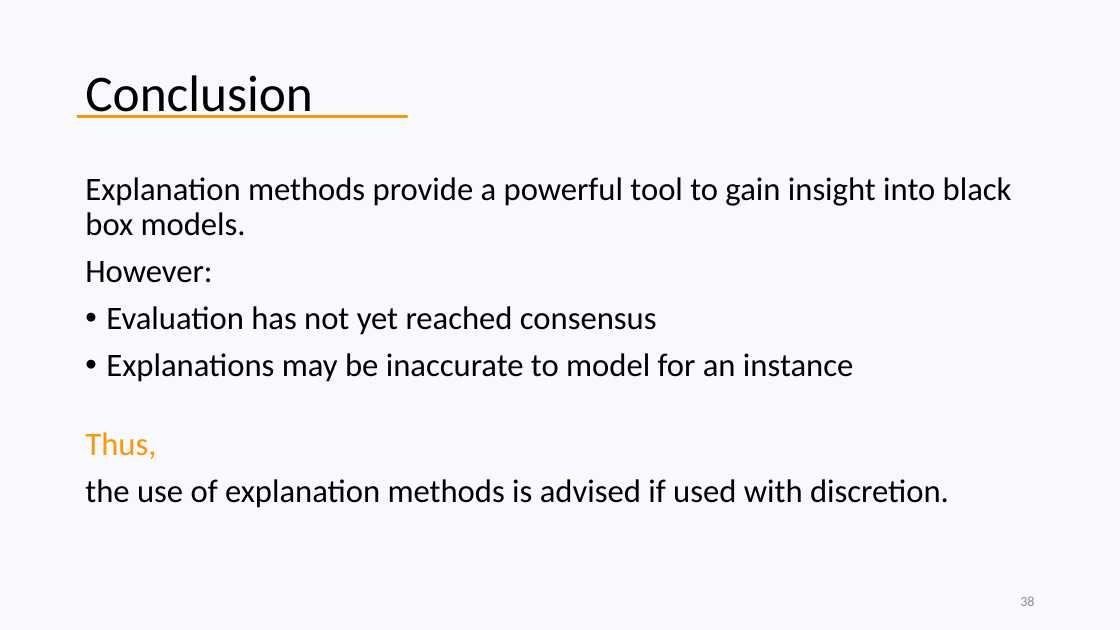
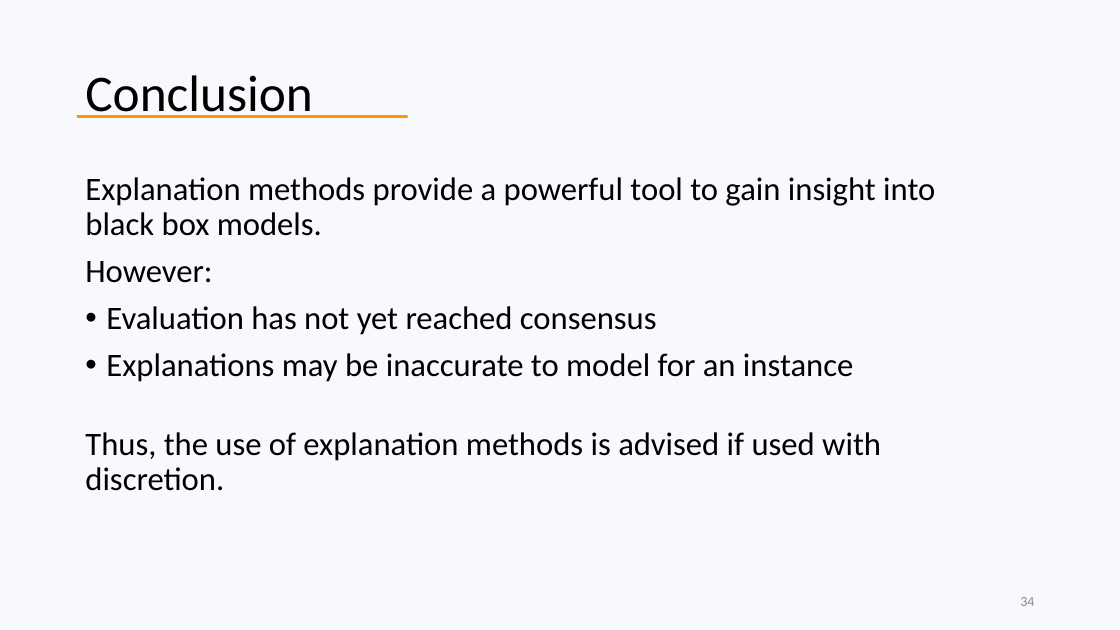
Before and after one commit to marnixm/lime_experiments, a slide deck: slide 34 of _Presentation/Thesis Marnix Maas (2020) - An assessment of black box model explainers.pptx (slide 38 before the commit). Drawn at 1120x630 pixels with LibreOffice and Linux fonts; fonts in the diff are those of the drawing; background and template pictures are left out. Boxes give left, top, right and bottom in pixels: in the first picture for what was removed or moved away, otherwise in the second. Text is boxed around its words. In the diff, an @@ line names an element or a change of style, - is before the commit and + after.

```diff
--- a/_Presentation/Thesis Marnix Maas (2020) - An assessment of black box model explainers.pptx
+++ b/_Presentation/Thesis Marnix Maas (2020) - An assessment of black box model explainers.pptx
@@ text at (x1=85, y1=432, x2=881, y2=491): text changed @@
-Thus,
-the use of explanation methods is advised if used with discretion.
+Thus, the use of explanation methods is advised if used with discretion.
@@ page number at (x1=1020, y1=597, x2=1034, y2=606): text changed @@
-38
+34
```
Also in this commit, not shown: 18 other slides changed, 2 slides added, 9 slides removed, 10 other files.
